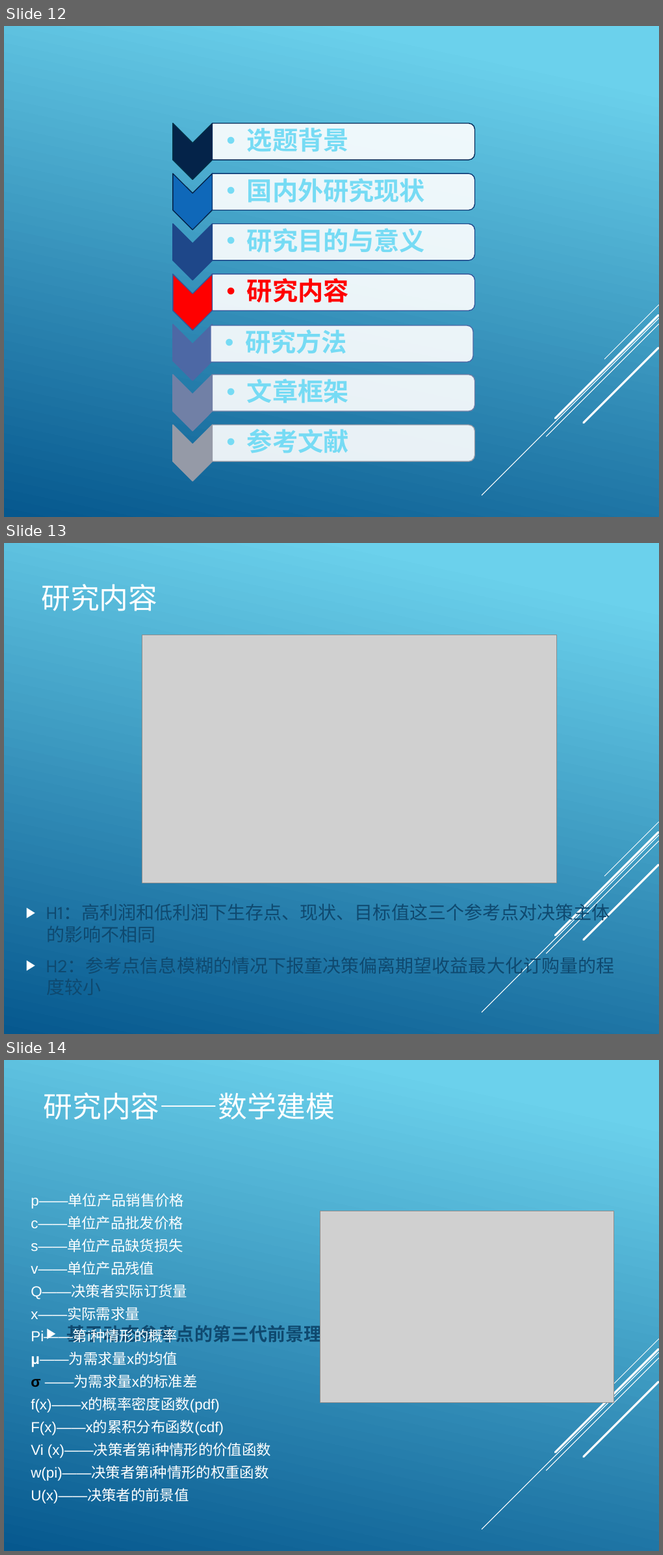
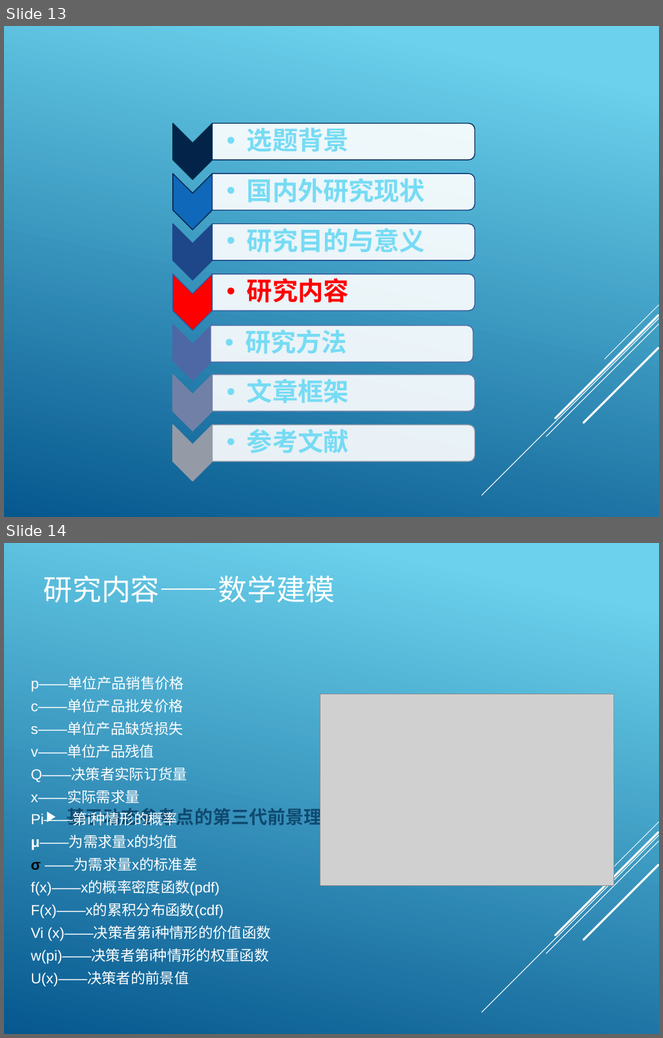
Before and after one commit to HJ8905/MyDocument, a slide deck: MBA/开题报告 .pptx. Shown one above the other, each under a label of ours: slides 12, 13 and 14 before the commit, slides 13 and 14 after it. The pictures are 663x1555 and 663x1038 pixels, drawn with LibreOffice and Linux fonts; fonts in the diff are those of the drawing; grey boxes stand for pictures. Boxes give left, top, right and bottom in pixels: in the first picture for what was removed or moved away, otherwise in the second. Text is boxed around its words. In the diff, an @@ line names an element or a change of style, - is before the commit and + after.

```diff
--- a/MBA/开题报告 .pptx
+++ b/MBA/开题报告 .pptx
@@ slide 13 removed at bbox=[4, 543, 659, 1034], background gradient #6ED2EB to #06588E; not listed: 5 template elements that a slide beside it also shows @@
@@ title removed at bbox=[41, 584, 157, 611] @@
-研究内容
@@ picture removed at bbox=[142, 635, 557, 884] @@
@@ text removed at bbox=[46, 902, 614, 979] @@
-▶ H1：高利润和低利润下生存点、现状、目标值这三个参考点对决策主体的影响不相同
-▶ H2：参考点信息模糊的情况下报童决策偏离期望收益最大化订购量的程度较小
@@ what was slide 12 is now slide 13 @@
```
Also in this commit, not shown: 2 slides added, 1 other slide removed.
